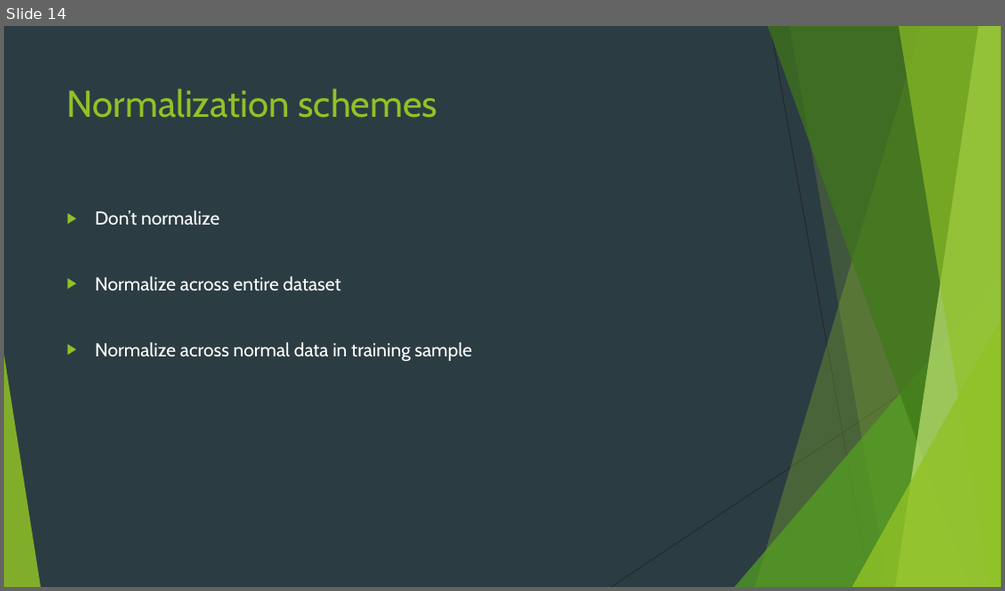
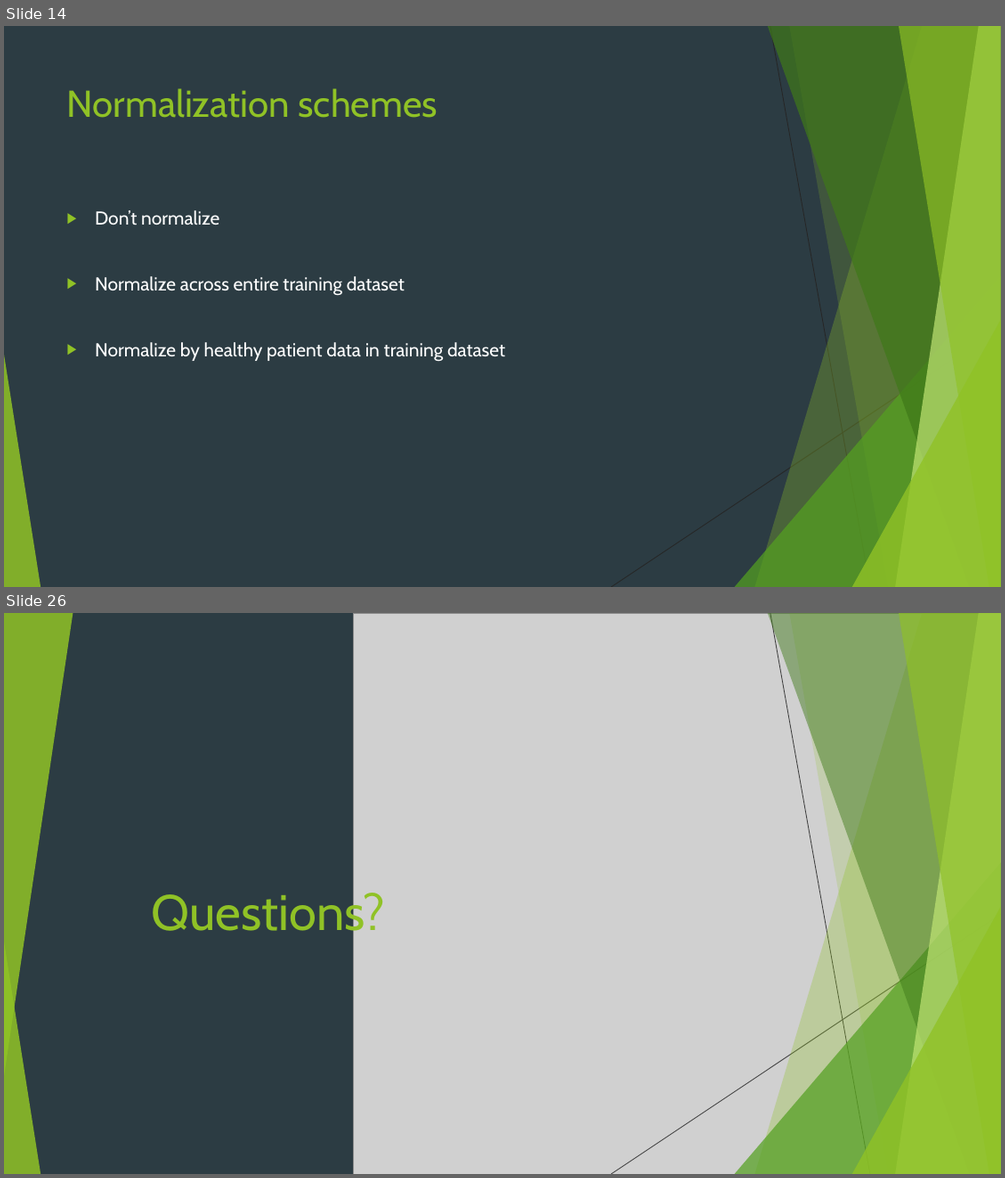
Before and after one commit to nowei/leukemia-classification, a slide deck: Leukemia Detection.pptx. Shown one above the other, each under a label of ours: slide 14 before the commit, slides 14 and 26 after it; the slides between them are not shown. The pictures are 1005x591 and 1005x1178 pixels, drawn with LibreOffice and Linux fonts; fonts in the diff are those of the drawing; grey boxes stand for pictures. Boxes give left, top, right and bottom in pixels: in the first picture for what was removed or moved away, otherwise in the second. Text is boxed around its words. In the diff, an @@ line names an element or a change of style, - is before the commit and + after.

```diff
--- a/Leukemia Detection.pptx
+++ b/Leukemia Detection.pptx
@@ slide 26 added at [4, 613, 1001, 1174], background #2C3C43; not listed: 8 template elements that a slide beside it also shows @@
@@ group added at [4, 613, 1001, 1174]: 5 freeform shapes, 3 triangles, 2 lines @@
@@ picture added at [353, 613, 1001, 1174] @@
@@ freeform shape added at [755, 613, 1001, 1174], fill #90C226 at 30% opacity @@
@@ freeform shape added at [768, 613, 1001, 1174], fill #3F7819 at 47% opacity @@
@@ line added from (770, 613) to (870, 1174), #404040 0.75 pt @@
@@ freeform shape added at [789, 613, 1001, 1174], fill #90C226 at 20% opacity @@
@@ freeform shape added at [896, 613, 1001, 1174], fill #C0E474 at 70% opacity @@
@@ freeform shape added at [898, 613, 1001, 1174], fill #90C226 at 65% opacity @@
@@ triangle added at [735, 862, 1001, 1174], fill #54A021 at 72% opacity @@
@@ title added at [152, 887, 386, 941], 48 pt, text #90C226 @@
+Questions?
@@ line added from (1001, 915) to (611, 1174), #404040 0.75 pt @@
@@ triangle added at [852, 907, 1001, 1174], fill #90C226 at 80% opacity @@
@@ slide 14 changed as well @@
@@ text at [95, 276, 505, 362]: text changed @@
-▶ Normalize across entire dataset
-▶ Normalize across normal data in training sample
+▶ Normalize across entire training dataset
+▶ Normalize by healthy patient data in training dataset
```
Also in this commit, not shown: 13 other slides changed, 9 other slides added, 6 slides removed, 15 other files.
